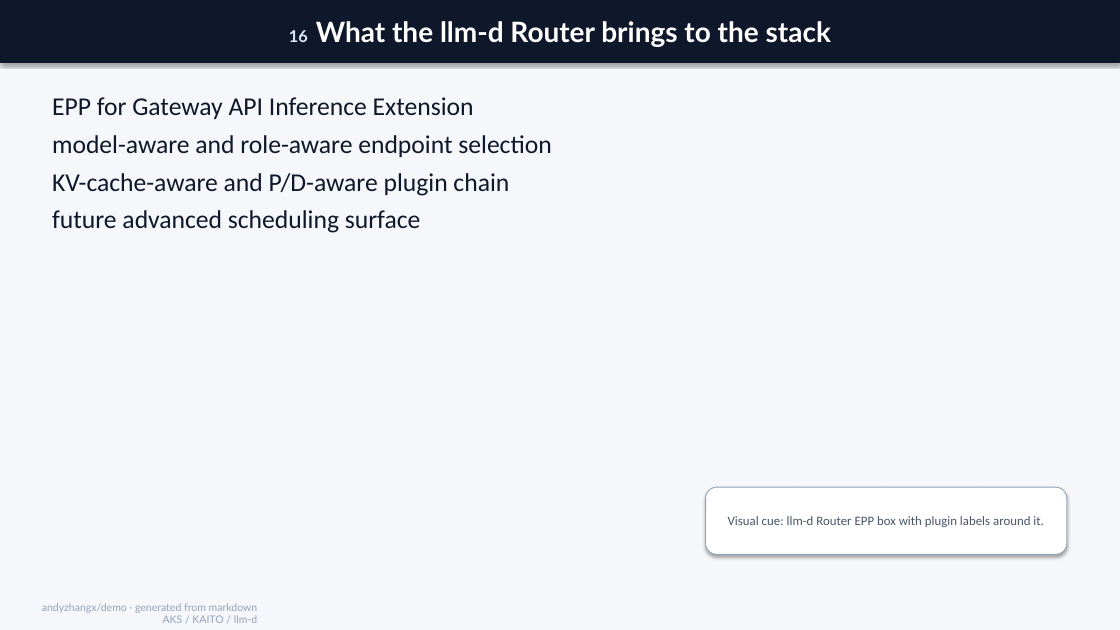
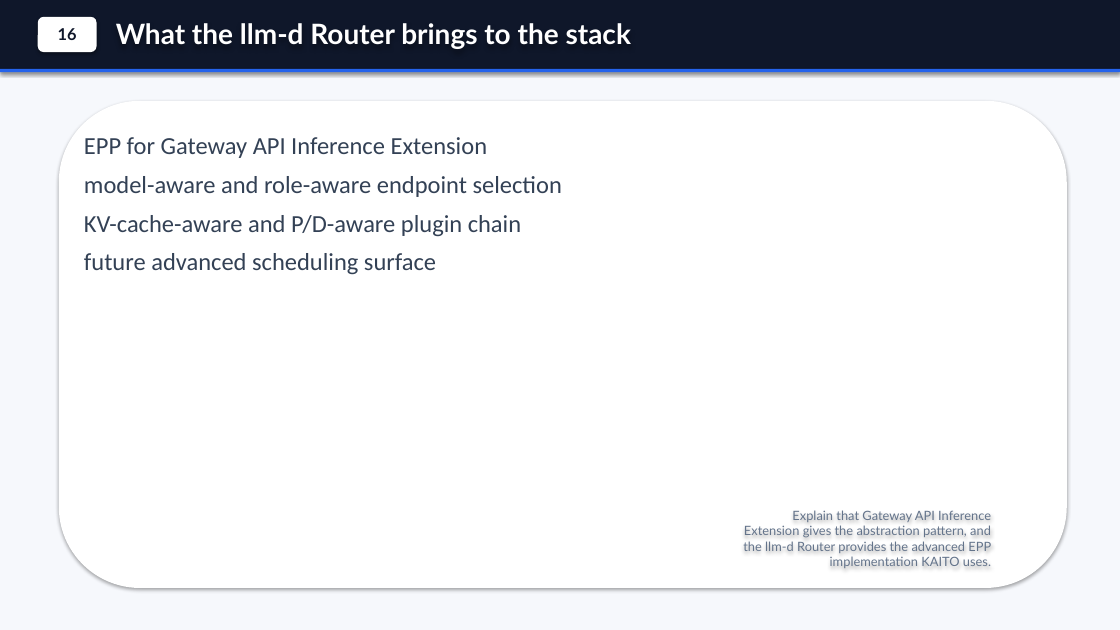
Before and after one commit to andyzhangx/demo, a slide deck: slide 17 of llm/kubecon-na-2026-pd-disaggregation.pptx. Drawn at 1120x630 pixels with LibreOffice and Linux fonts; fonts in the diff are those of the drawing. Boxes give left, top, right and bottom in pixels: in the first picture for what was removed or moved away, otherwise in the second. Text is boxed around its words. In the diff, an @@ line names an element or a change of style, - is before the commit and + after.

Commit message:
polish generated PD deck visuals

```diff
--- a/llm/kubecon-na-2026-pd-disaggregation.pptx
+++ b/llm/kubecon-na-2026-pd-disaggregation.pptx
@@ background #F5F7FA to #F6F8FC @@
@@ rectangle added at (x1=0, y1=0, x2=1120, y2=71), fill #0F172A @@
@@ rounded rectangle added at (x1=38, y1=17, x2=97, y2=52), fill #FFFFFF, 14 pt, text #0F172A, bold @@
+16
@@ text "What the llm-d Router brings ..." moved from (x1=0, y1=0, x2=1120, y2=63) to (x1=116, y1=23, x2=631, y2=49) @@
@@ text "What the llm-d Router brings ..." at (x1=116, y1=23, x2=631, y2=49): fill #0F172A to none; shadow off @@
@@ text at (x1=116, y1=23, x2=631, y2=49): text changed @@
-16 What the llm-d Router brings to the stack
+What the llm-d Router brings to the stack
@@ rectangle added at (x1=0, y1=69, x2=1120, y2=72), fill #2563EB @@
@@ rounded rectangle added at (x1=59, y1=101, x2=1067, y2=588), fill #FFFFFF @@
@@ text "EPP for Gateway API Inference ..." moved from (x1=52, y1=97, x2=551, y2=233) to (x1=84, y1=137, x2=562, y2=275) @@
@@ text "EPP for Gateway API Inference ..." at (x1=84, y1=137, x2=562, y2=275): size 22 to 21 pt, text colour #0F172A to #334155; more space between paragraphs @@
@@ rounded rectangle removed at (x1=706, y1=487, x2=1067, y2=555) @@
-Visual cue: llm-d Router EPP box with plugin labels around it.
@@ text added at (x1=743, y1=510, x2=991, y2=568), 11 pt, text #64748B @@
+Explain that Gateway API Inference Extension gives the abstraction pattern, and the llm-d Router provides the advanced EPP implementation KAITO uses.
@@ text removed at (x1=42, y1=603, x2=258, y2=623) @@
-andyzhangx/demo · generated from markdown
-AKS / KAITO / llm-d
```
Also in this commit, not shown: 34 other slides changed, 1 slide added, 1 slide removed, 1 other file.
